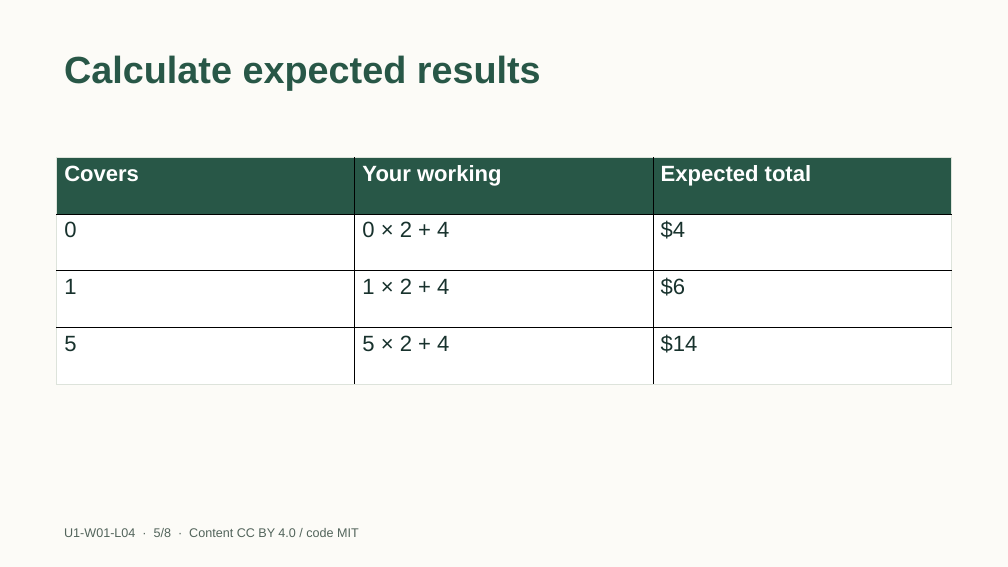
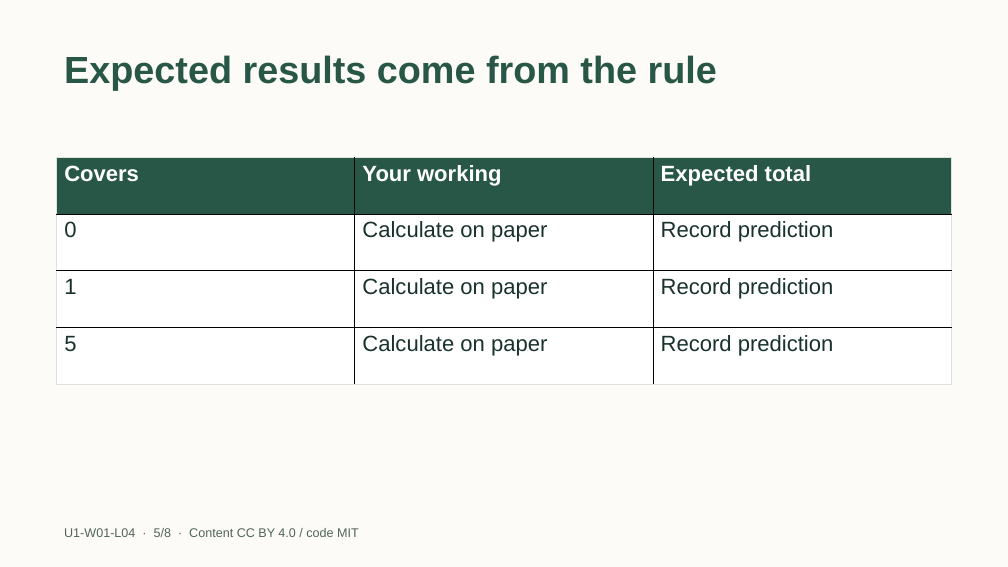
Before and after one commit to EdugenIO/cs-atar-textbook, a slide deck: slide 5 of dist/slides/u1-w01-l04.pptx. Drawn at 1008x567 pixels with LibreOffice and Linux fonts; fonts in the diff are those of the drawing. Boxes give left, top, right and bottom in pixels: in the first picture for what was removed or moved away, otherwise in the second. Text is boxed around its words. In the diff, an @@ line names an element or a change of style, - is before the commit and + after.

```diff
--- a/dist/slides/u1-w01-l04.pptx
+++ b/dist/slides/u1-w01-l04.pptx
@@ title at [64,55,717,90]: text changed @@
-Calculate expected results
+Expected results come from the rule
@@ table at [57,157,951,384] @@
-row 2, column 2: 0 × 2 + 4
+row 2, column 2: Calculate on paper
-row 2, column 3: $4
+row 2, column 3: Record prediction
-row 3, column 2: 1 × 2 + 4
+row 3, column 2: Calculate on paper
-row 3, column 3: $6
+row 3, column 3: Record prediction
-row 4, column 2: 5 × 2 + 4
+row 4, column 2: Calculate on paper
-row 4, column 3: $14
+row 4, column 3: Record prediction
```
Also in this commit, not shown: 5 other slides changed, 12 other files.
